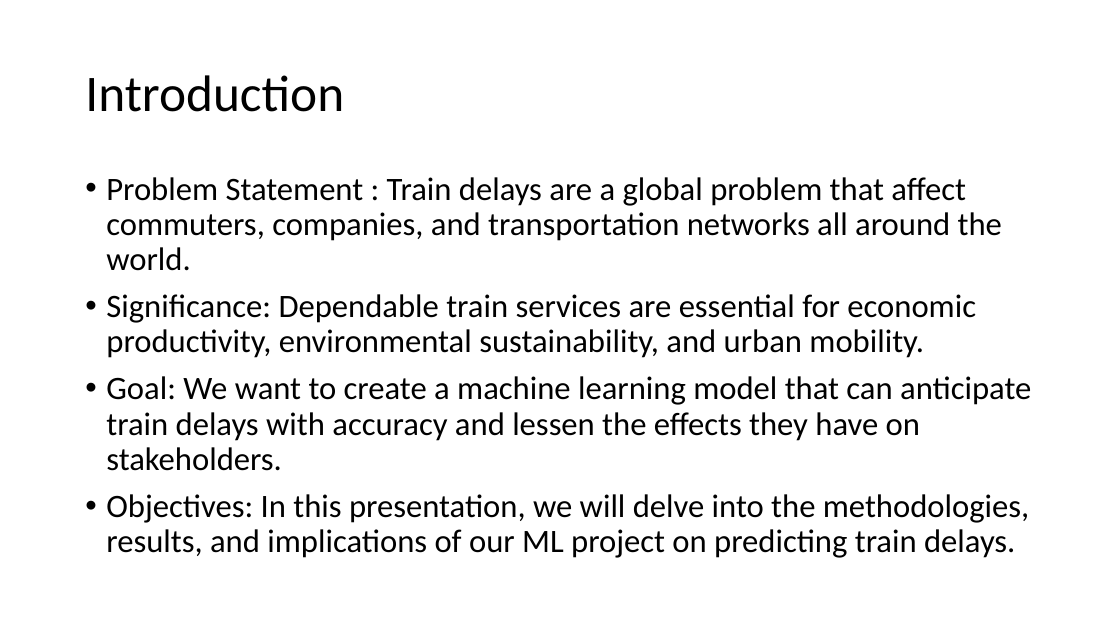
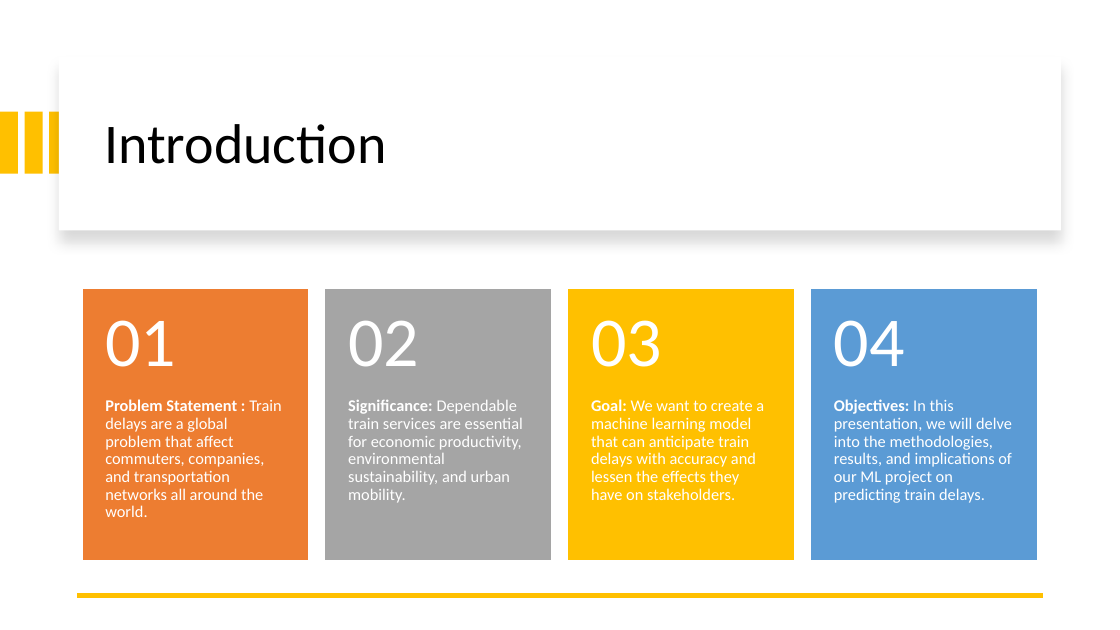
Before and after one commit to ziaulchowdhury/train-delay-prediction-system, a slide deck: slide 2 of documentation/ML_Project.pptx. Drawn at 1120x630 pixels with LibreOffice and Linux fonts; fonts in the diff are those of the drawing. Boxes give left, top, right and bottom in pixels: in the first picture for what was removed or moved away, otherwise in the second. Text is boxed around its words. In the diff, an @@ line names an element or a change of style, - is before the commit and + after.

Commit message:
ppt

```diff
--- a/documentation/ML_Project.pptx
+++ b/documentation/ML_Project.pptx
@@ rectangle added at (59,56,1061,230), fill #FFFFFF @@
@@ title "Introduction": place and size @@
-title "Introduction" at (85,75,344,112)
+title "Introduction" at (104,124,386,164)
@@ title "Introduction" at (104,124,386,164): size 44 to 48 pt @@
@@ rectangle added at (0,112,18,174), fill #FFC000 @@
@@ rectangle added at (24,112,42,174), fill #FFC000 @@
@@ rectangle added at (50,112,67,174), fill #FFC000 @@
@@ text removed at (106,177,1031,558) @@
-• Problem Statement : Train delays are a global problem that affect commuters, companies, and transportation networks all around the world.
-• Significance: Dependable train services are essential for economic productivity, environmental sustainability, and urban mobility.
-• Goal: We want to create a machine learning model that can anticipate train delays with accuracy and lessen the effects they have on stakeholders.
-• Objectives: In this presentation, we will delve into the methodologies, results, and implications of our ML project on predicting train delays.
@@ group added at (83,290,1037,560): 8 texts, 4 rectangles @@
+Problem Statement : Train delays are a global problem that affect commuters, companies, and transportation networks all around the world.
+01
+Significance: Dependable train services are essential for economic productivity, environmental sustainability, and urban mobility.
+02
+Goal: We want to create a machine learning model that can anticipate train delays with accuracy and lessen the effects they have on stakeholders.
+03
+Objectives: In this presentation, we will delve into the methodologies, results, and implications of our ML project on predicting train delays.
+04
@@ line added from (1044, 596) to (77, 596), #FFC000 4.5 pt @@
```
Also in this commit, not shown: 1 other slide changed, 10 slides added, 6 slides removed.
